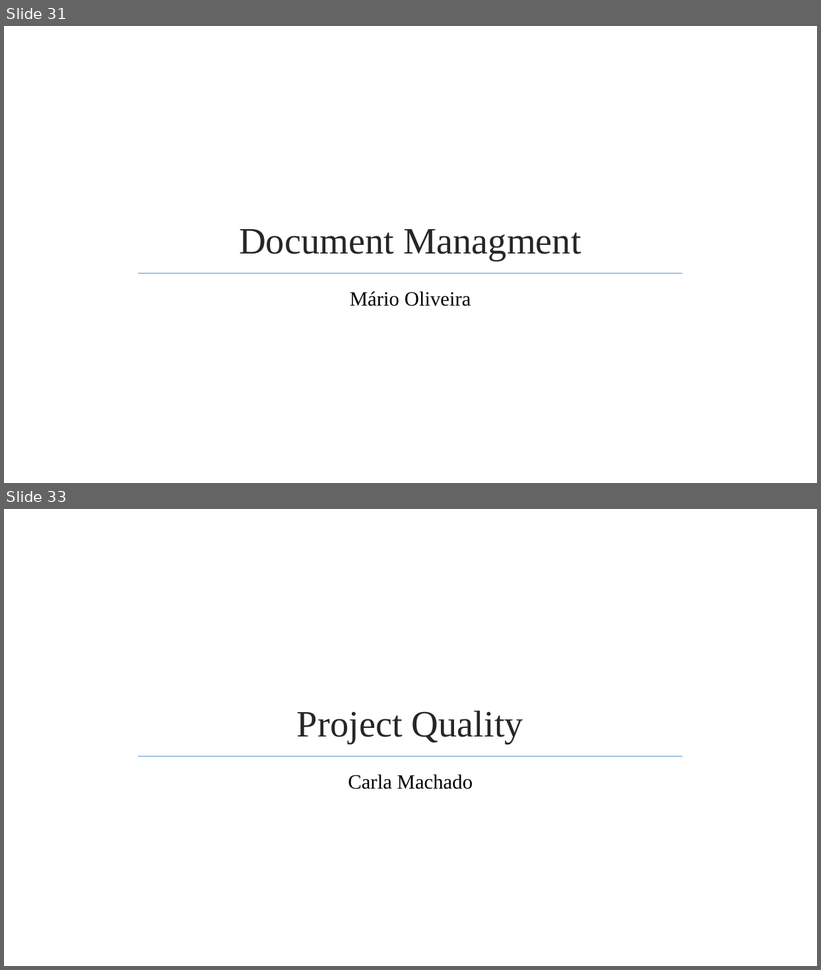
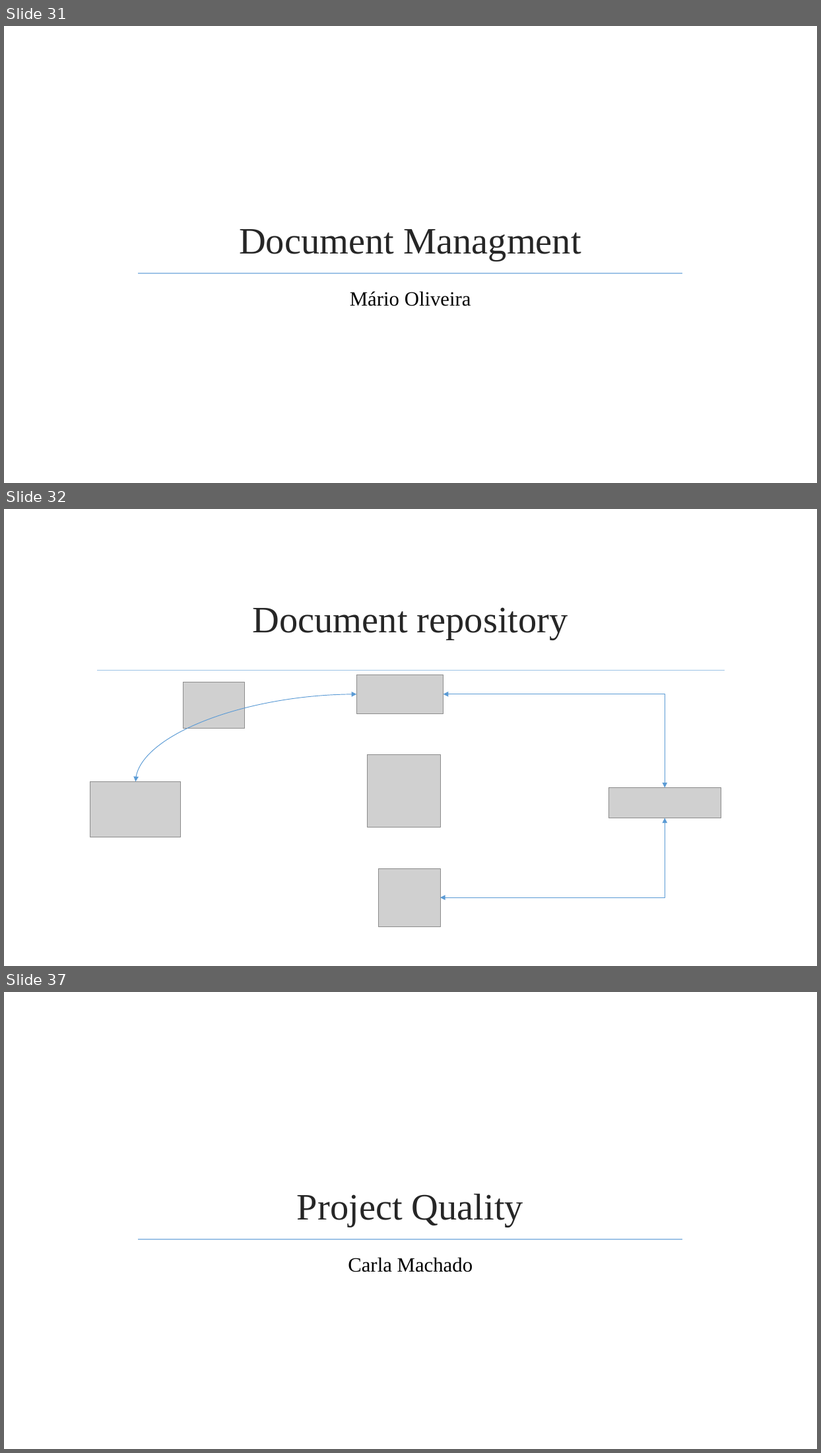
Before and after one commit to jmgirao/projetosoftware1213, a slide deck: Final Presentation/Presentation.pptx. Shown one above the other, each under a label of ours: slides 31 and 33 before the commit, slides 31, 32 and 37 after it; the slides between them are not shown. The pictures are 821x970 and 821x1453 pixels, drawn with LibreOffice and Linux fonts; fonts in the diff are those of the drawing; grey boxes stand for pictures; background and template pictures are left out. Boxes give left, top, right and bottom in pixels: in the first picture for what was removed or moved away, otherwise in the second. Text is boxed around its words. In the diff, an @@ line names an element or a change of style, - is before the commit and + after.

```diff
--- a/Final Presentation/Presentation.pptx
+++ b/Final Presentation/Presentation.pptx
@@ slide 32 added at box(4, 509, 817, 966), background picture (left out) @@
@@ title added at box(253, 607, 568, 640), 44 pt, text #262626 @@
+Document repository
@@ line added from (97, 671) to (725, 671), #9DC3E6 1.25 pt @@
@@ picture added at box(184, 683, 245, 729) @@
@@ picture added at box(356, 675, 443, 714) @@
@@ curved double arrow added from (356, 694) to (136, 782), #5B9BD5 0.75 pt @@
@@ elbow double arrow added from (443, 694) to (665, 788), #5B9BD5 0.75 pt @@
@@ picture added at box(368, 755, 440, 827) @@
@@ picture added at box(90, 782, 181, 837) @@
@@ picture added at box(609, 788, 721, 819) @@
@@ elbow double arrow added from (440, 898) to (665, 819), #5B9BD5 0.75 pt @@
@@ picture added at box(378, 869, 440, 927) @@
@@ what was slide 33 is now slide 37 @@
```
Also in this commit, not shown: 6 other slides added, 2 slides removed.
